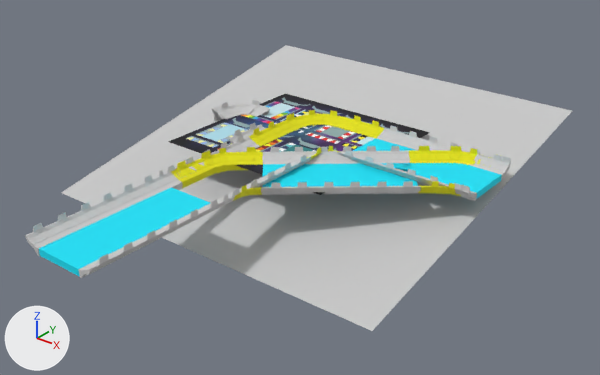
What one commit did to the FBX model Arte/ModelosPista/CURVA_CERRADA.FBX.
The view is the same before and after, from a camera (50 mm lens) standing at (11.55, -11.6, 7.06) and looking at (1.74, 0.66, -0.54). Every picture has the same lights, and +X, +Y and +Z are marked at lower left. Where no turn or scale is listed for an object, it has been applied to the vertices.

The first picture shows 'Bordes007', 'CruvaBase', 'Curva001', 'Curva002', 'Cylinder001', 'Plane001', 'RECTA', 'Rectaaaa013', 'galaxia'.
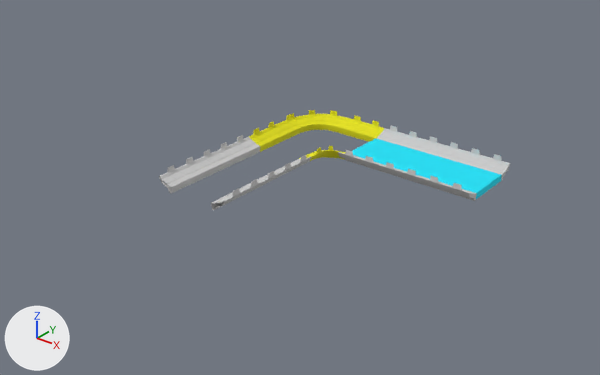
What differs and where, as boxes (x1, y1, x2, y2) in the pictures (600 x 375 px):
'galaxia', deleted: before (61, 45, 572, 331)
'RECTA', deleted: before (25, 175, 224, 278)
    faces in mat_05___default (cyan #00e2f9): (39, 187, 210, 277)
    faces in mat_02___default (its picture is missing): (25, 175, 224, 278)
'Rectaaaa013', deleted: before (159, 146, 501, 206)
    faces in mat_02___default (its picture is missing): (159, 146, 463, 206)
    faces in mat_material__0 (its picture is missing): (171, 146, 501, 201)
    faces in mat_05___default (cyan #00e2f9): (262, 164, 418, 187)
'Plane001', deleted: before (168, 94, 430, 195)
'Curva001', deleted: before (216, 100, 270, 119)
'Curva002', deleted: before (229, 123, 265, 144)
'Cylinder001', deleted: before (212, 103, 257, 121)
'Bordes007', deleted: before (461, 156, 511, 201)

The edits, one by one:
Object 'galaxia' (ob_galaxia) is deleted.
Object 'Plane001' (ob_plane001) is deleted.
Object 'RECTA' (ob_recta) is deleted.
Object 'Cylinder001' (ob_cylinder001) is deleted.
Object 'Rectaaaa013' (ob_rectaaaa013) is deleted.
Object 'Curva002' (ob_curva002) is deleted.
Object 'Curva001' (ob_curva001) is deleted.
Object 'Bordes007' (ob_bordes007) is deleted.
